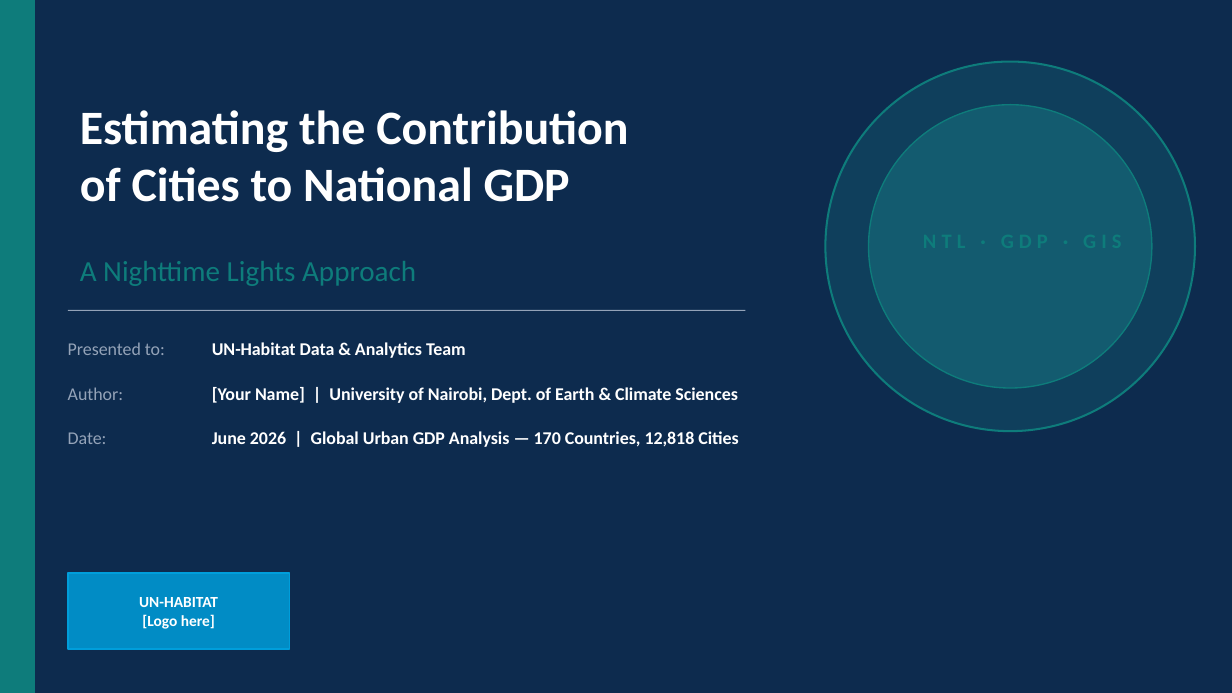
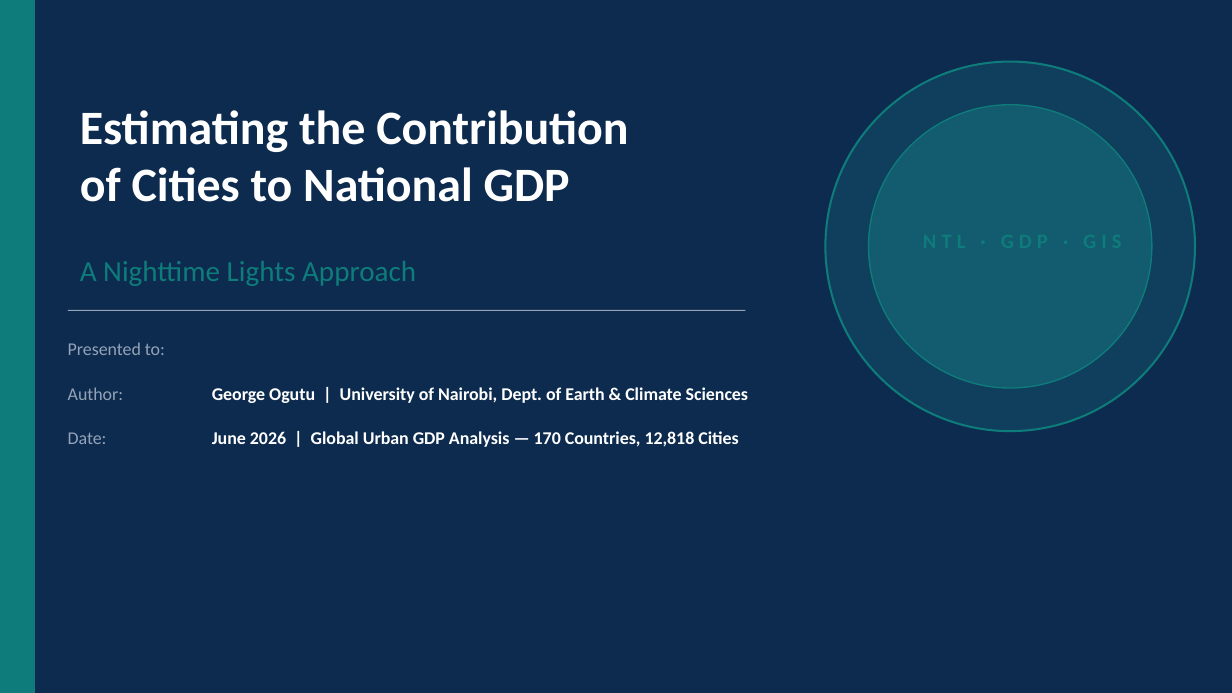
Before and after one commit to Gkogutu478/urban-gdp-ntl, a slide deck: slide 1 of docs/Urban_GDP_NTL_Presentation_v2.pptx. Drawn at 1232x693 pixels with LibreOffice and Linux fonts; fonts in the diff are those of the drawing. Boxes give left, top, right and bottom in pixels: in the first picture for what was removed or moved away, otherwise in the second. Text is boxed around its words. In the diff, an @@ line names an element or a change of style, - is before the commit and + after.

Commit message:
Update working paper and presentation with correct author name and DOI

```diff
--- a/docs/Urban_GDP_NTL_Presentation_v2.pptx
+++ b/docs/Urban_GDP_NTL_Presentation_v2.pptx
@@ text removed at box(212, 342, 466, 358) @@
-UN-Habitat Data & Analytics Team
@@ text at box(212, 387, 748, 403): text changed @@
-[Your Name] | University of Nairobi, Dept. of Earth & Climate Sciences
+George Ogutu | University of Nairobi, Dept. of Earth & Climate Sciences
@@ rectangle removed at box(68, 573, 290, 649) @@
@@ text removed at box(139, 597, 218, 629) @@
-UN-HABITAT
-[Logo here]
```
Also in this commit, not shown: 9 other slides changed, 1 other file.
